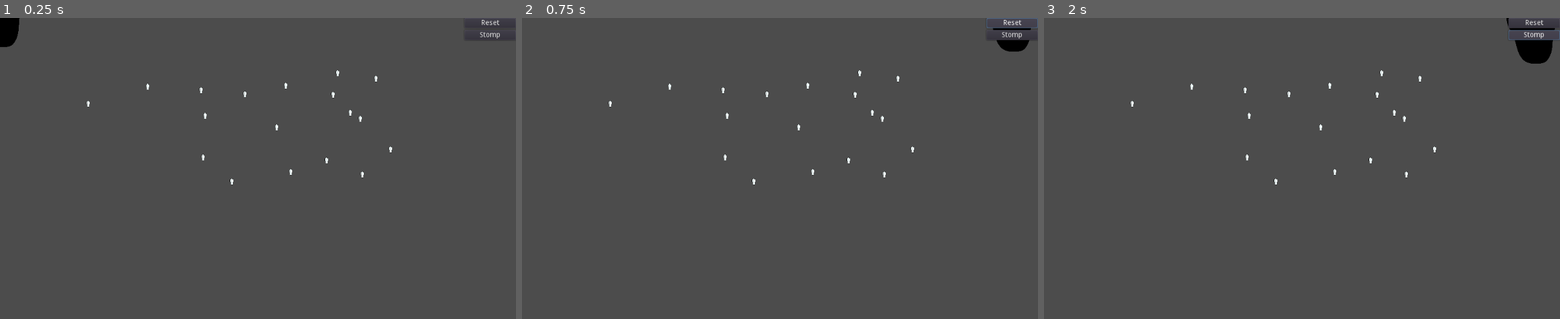
Above: before the commit, frames 1-3 (left to right).
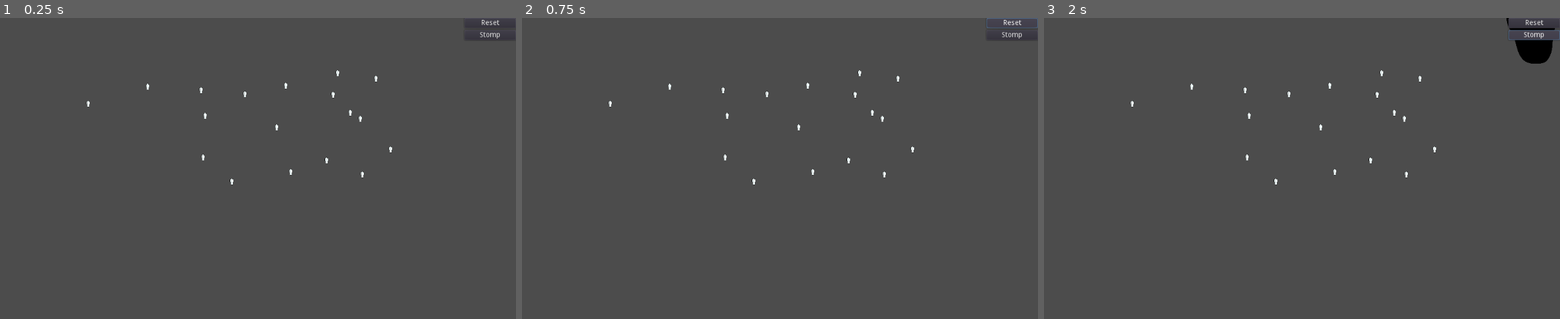
Above: after the commit, the same moments.

Repository: silverhammermba/GGJ2022
Game: Godot game, scene res://Main.tscn
The game is run twice, just before and just after one commit, with the same random seed, the same clock (stepped at 60 frames per second) and the same inputs.
Inputs:
- Up to frame 1 (0.25 s): no input
- Up to frame 2 (0.75 s): click "Reset" at 0.5 s
- Up to frame 3 (2 s): click "Stomp" at 1.25 s

The runs differ from the first frame. In frame 1, 0.3% of the frame differs, in the area x 0-4%, y 0-10%; in frame 2, 0.2%; in frame 3, nothing differs.

Commit message:
Power selection operational, stomp triggers on click

Diff:
--- /dev/null
+++ b/Battlefield.gd
@@ -0,0 +1,16 @@
+extends Node2D
+
+
+# Declare member variables here. Examples:
+# var a = 2
+# var b = "text"
+
+
+# Called when the node enters the scene tree for the first time.
+func _ready():
+	pass # Replace with function body.
+
+
+# Called every frame. 'delta' is the elapsed time since the previous frame.
+#func _process(delta):
+#	pass
--- a/Battlefield.tscn
+++ b/Battlefield.tscn
@@ -1,12 +1,8 @@
-[gd_scene load_steps=3 format=2]
+[gd_scene load_steps=2 format=2]
 
 [ext_resource path="res://Pawn.tscn" type="PackedScene" id=1]
-[ext_resource path="res://Stomp.tscn" type="PackedScene" id=2]
 
 [node name="Battlefield" type="Node2D"]
-
-[node name="Stomp" parent="." instance=ExtResource( 2 )]
-position = Vector2( -241, 272 )
 
 [node name="Pawn" parent="." instance=ExtResource( 1 )]
 position = Vector2( 670, 110 )
--- a/Controls.gd
+++ b/Controls.gd
@@ -1,16 +1,10 @@
 extends CanvasLayer
 
+signal reset_power
+signal activate_stomp
 
-# Declare member variables here. Examples:
-# var a = 2
-# var b = "text"
+func _on_ResetButton_pressed():
+	emit_signal("reset_power")
 
-
-# Called when the node enters the scene tree for the first time.
-func _ready():
-	pass # Replace with function body.
-
-
-# Called every frame. 'delta' is the elapsed time since the previous frame.
-#func _process(delta):
-#	pass
+func _on_StompButton_pressed():
+	emit_signal("activate_stomp")
--- a/Controls.tscn
+++ b/Controls.tscn
@@ -24,3 +24,6 @@
 margin_right = 102.0
 margin_bottom = 44.0
 text = "Stomp"
+
+[connection signal="pressed" from="VBoxContainer/ResetButton" to="." method="_on_ResetButton_pressed"]
+[connection signal="pressed" from="VBoxContainer/StompButton" to="." method="_on_StompButton_pressed"]
--- /dev/null
+++ b/Main.gd
@@ -0,0 +1,7 @@
+extends Node
+
+func _on_Controls_reset_power():
+	$Powers.set_active_power($Powers.Power.NONE)
+
+func _on_Controls_activate_stomp():
+	$Powers.set_active_power($Powers.Power.STOMP)
--- a/Main.tscn
+++ b/Main.tscn
@@ -1,10 +1,20 @@
-[gd_scene load_steps=3 format=2]
+[gd_scene load_steps=6 format=2]
 
 [ext_resource path="res://Battlefield.tscn" type="PackedScene" id=1]
 [ext_resource path="res://Controls.tscn" type="PackedScene" id=2]
+[ext_resource path="res://Main.gd" type="Script" id=3]
+[ext_resource path="res://Battlefield.gd" type="Script" id=4]
+[ext_resource path="res://Powers.tscn" type="PackedScene" id=5]
 
 [node name="Main" type="Node"]
+script = ExtResource( 3 )
 
 [node name="Controls" parent="." instance=ExtResource( 2 )]
 
 [node name="Battlefield" parent="." instance=ExtResource( 1 )]
+script = ExtResource( 4 )
+
+[node name="Powers" parent="." instance=ExtResource( 5 )]
+
+[connection signal="activate_stomp" from="Controls" to="." method="_on_Controls_activate_stomp"]
+[connection signal="reset_power" from="Controls" to="." method="_on_Controls_reset_power"]
--- /dev/null
+++ b/Powers.gd
@@ -0,0 +1,33 @@
+extends Node
+
+enum Power { NONE, STOMP }
+var current_power = Power.NONE
+
+func set_active_power(power):
+	if power != current_power:
+		deactivate(current_power)
+		activate(power)
+		current_power = power
+
+func _unhandled_input(event):
+	if event is InputEventMouseButton:
+		if event.pressed:
+			run(current_power)
+
+func activate(power):
+	if power == Power.NONE:
+		pass
+	elif power == Power.STOMP:
+		$Stomp.activate()
+
+func deactivate(power):
+	if power == Power.NONE:
+		pass
+	elif power == Power.STOMP:
+		$Stomp.deactivate()
+
+func run(power):
+	if power == Power.NONE:
+		pass
+	elif power == Power.STOMP:
+		$Stomp.run()
--- /dev/null
+++ b/Powers.tscn
@@ -0,0 +1,9 @@
+[gd_scene load_steps=3 format=2]
+
+[ext_resource path="res://Powers.gd" type="Script" id=1]
+[ext_resource path="res://Stomp.tscn" type="PackedScene" id=2]
+
+[node name="Powers" type="Node"]
+script = ExtResource( 1 )
+
+[node name="Stomp" parent="." instance=ExtResource( 2 )]
--- a/Stomp.gd
+++ b/Stomp.gd
@@ -1,16 +1,34 @@
 extends Node2D
 
 export var strength = 150
+enum RunState { INACTIVE, ACTIVE, CONCLUDED }
+var run_state = RunState.INACTIVE
 
-# Called when the node enters the scene tree for the first time.
 func _ready():
-	pass # Replace with function body.
+	deactivate()
+	get_node("CollisionShape2D").disabled = true
 
-
-# Called every frame. 'delta' is the elapsed time since the previous frame.
-func _process(delta):
+func _process(_delta):
 	position = get_viewport().get_mouse_position()
 
+func _physics_process(_delta):
+	if run_state == RunState.ACTIVE:
+		get_node("CollisionShape2D").disabled = false
+		run_state = RunState.CONCLUDED
+	elif run_state == RunState.CONCLUDED:
+		get_node("CollisionShape2D").disabled = true
+		run_state = RunState.INACTIVE
+
 func _on_Stomp_body_entered(body):
-	print("Stomped " + body.name)
 	body.hit(strength)
+
+func activate():
+	show()
+	set_process(true)
+
+func deactivate():
+	hide()
+	set_process(false)
+
+func run():
+	run_state = RunState.ACTIVE
